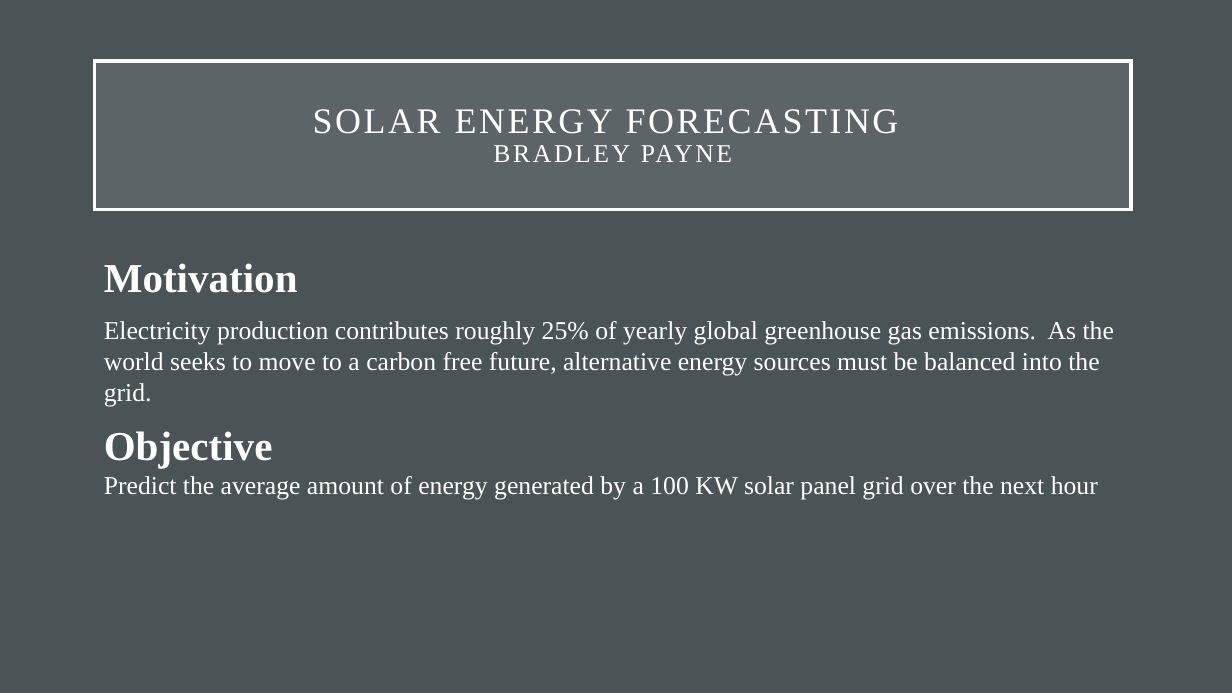
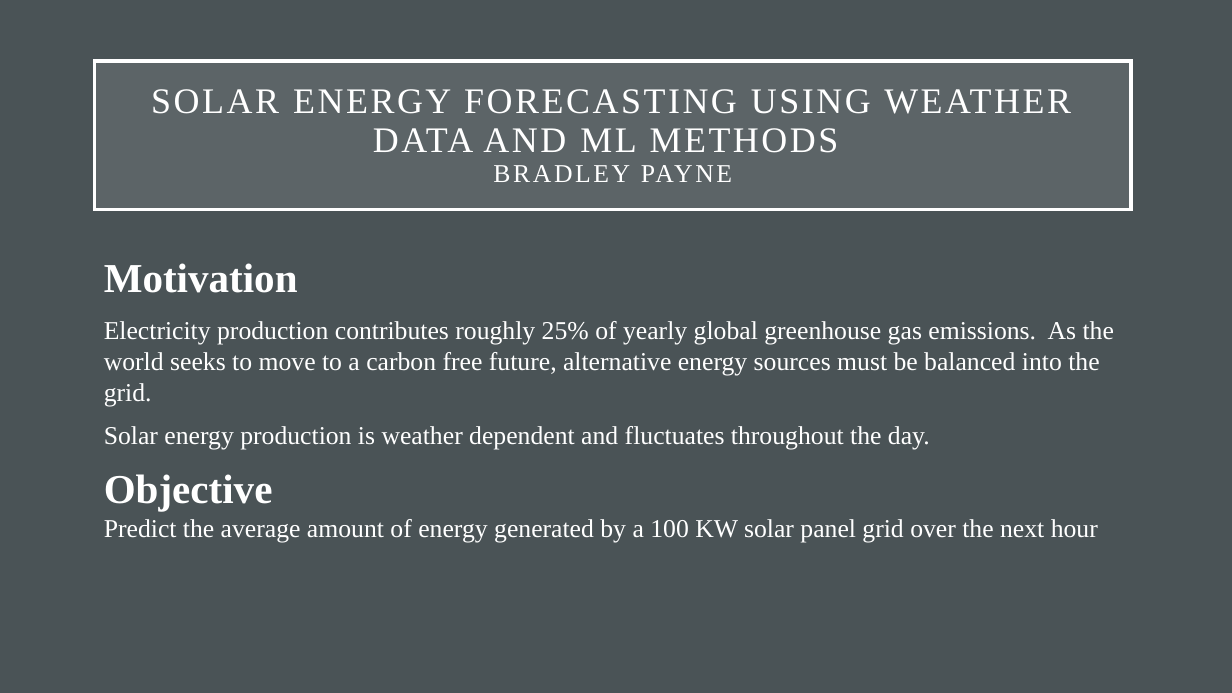
Before and after one commit to bradley-p/Solar_Energy_Forecasting, a slide deck: slide 1 of Reports:Notes/Final Presentation.pptx. Drawn at 1232x693 pixels with LibreOffice and Linux fonts; fonts in the diff are those of the drawing. Boxes give left, top, right and bottom in pixels: in the first picture for what was removed or moved away, otherwise in the second. Text is boxed around its words. In the diff, an @@ line names an element or a change of style, - is before the commit and + after.

Commit message:
working on presentation

```diff
--- a/Reports:Notes/Final Presentation.pptx
+++ b/Reports:Notes/Final Presentation.pptx
@@ title at <box>151,89,1071,153</box>: text changed @@
-SOLAR ENERGY FORECASTING
-BRADLEY PAYNE
+SOLAR ENERGY FORECASTING USING WEATHER DATA AND ML METHODS
+BRADLEY PAYNE
@@ subtitle at <box>104,426,930,450</box>: paragraph added @@
+Solar energy production is weather dependent and fluctuates throughout the day.
```
Also in this commit, not shown: 2 other slides changed, 2 slides added, 2 slides removed, 4 other files.
